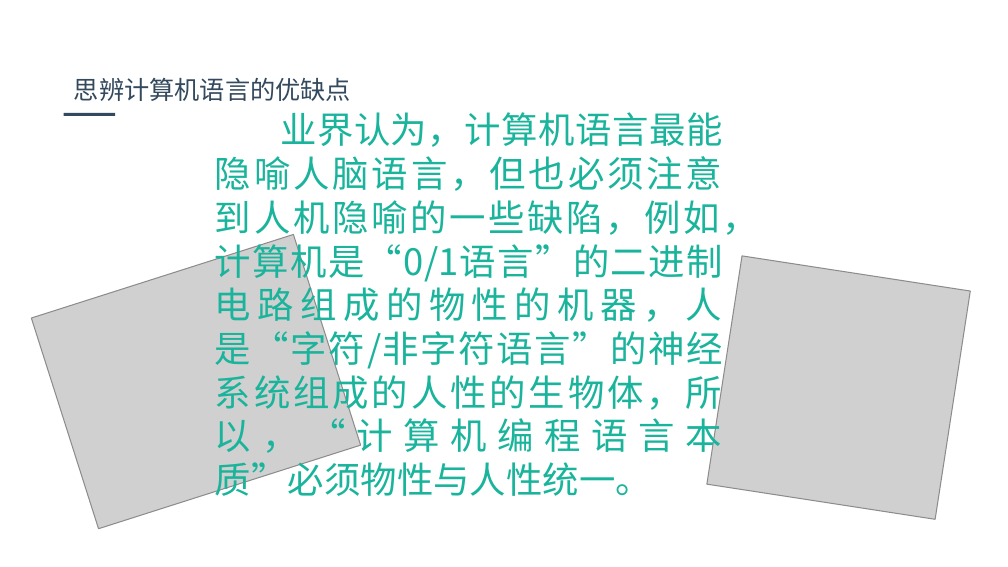
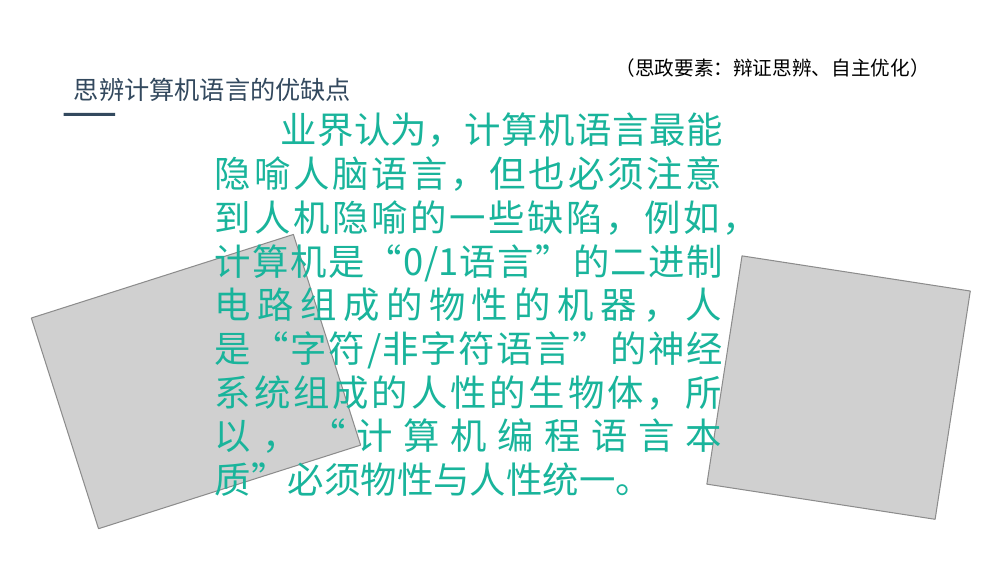
Before and after one commit to jbhuang99/WebEdu_LocalVersion_YuQin_DotNetCore2.1, a slide deck: slide 12 of wwwroot/FourPlatformLevelsofUniversalProgrammingLanguage.pptx (slide 9 before the commit). Drawn at 1008x567 pixels with LibreOffice and Linux fonts; fonts in the diff are those of the drawing; grey boxes stand for pictures; background and template pictures are left out. Boxes give left, top, right and bottom in pixels: in the first picture for what was removed or moved away, otherwise in the second. Text is boxed around its words. In the diff, an @@ line names an element or a change of style, - is before the commit and + after.

```diff
--- a/wwwroot/FourPlatformLevelsofUniversalProgrammingLanguage.pptx
+++ b/wwwroot/FourPlatformLevelsofUniversalProgrammingLanguage.pptx
@@ text added at (x1=616, y1=58, x2=930, y2=77), 14 pt, text #000000 @@
+（思政要素：辩证思辨、自主优化）
```
Also in this commit, not shown: 3 other slides changed, 4 slides added, 1 slide removed.
